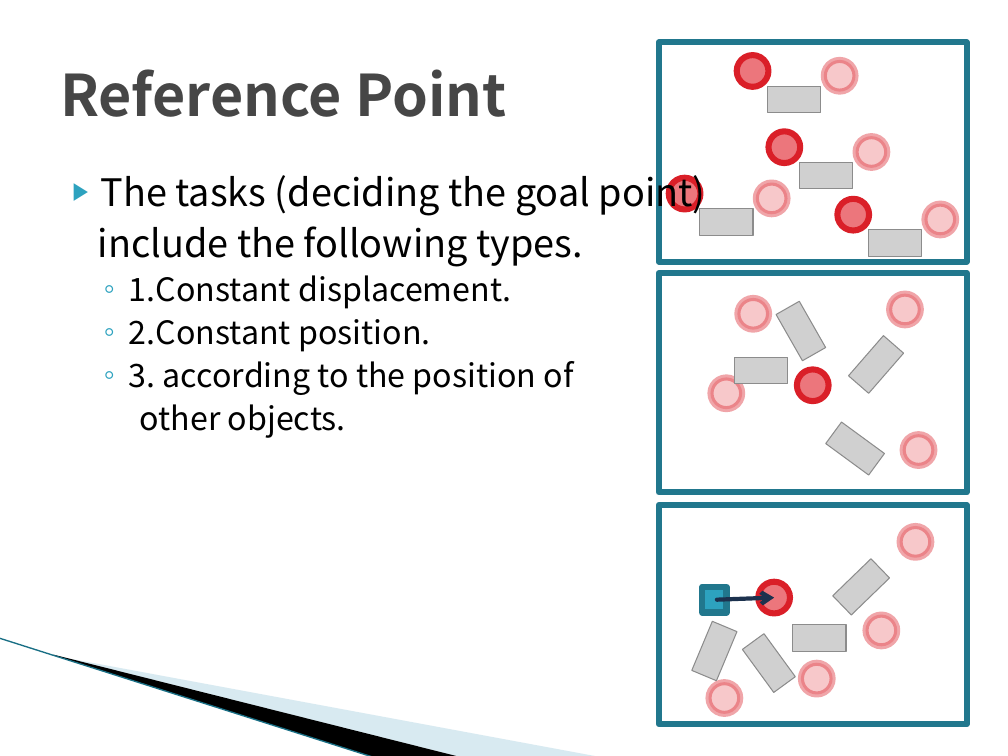
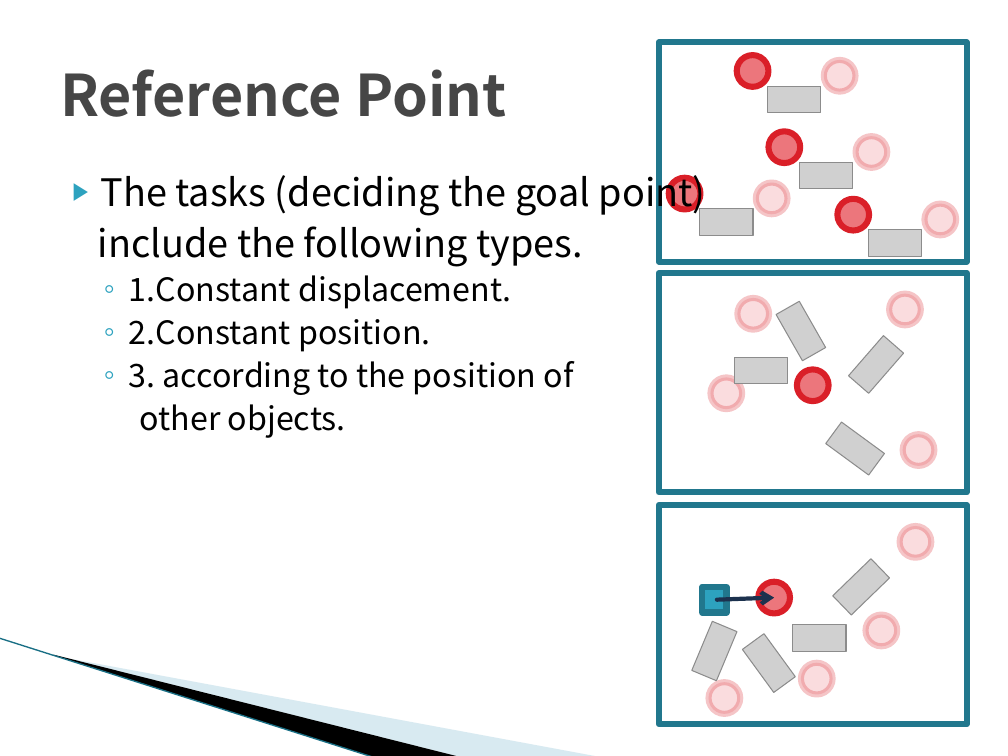
Before and after one commit to TetsuyaKomota/GitforEclipseTest, a slide deck: slide 8 of IntentionLearning/memo/Understanding Intentions(for seminar).pptx (slide 7 before the commit). Drawn at 1008x756 pixels with LibreOffice and Linux fonts; fonts in the diff are those of the drawing; grey boxes stand for pictures; background and template pictures are left out. Boxes give left, top, right and bottom in pixels: in the first picture for what was removed or moved away, otherwise in the second. Text is boxed around its words. In the diff, an @@ line names an element or a change of style, - is before the commit and + after.

```diff
--- a/IntentionLearning/memo/Understanding Intentions(for seminar).pptx
+++ b/IntentionLearning/memo/Understanding Intentions(for seminar).pptx
@@ fill #EC767C at 40% opacity to #EC767C at 25% opacity in 12 elements at <box>824,59,855,91</box>, <box>856,136,887,167</box>, <box>924,204,956,235</box>, <box>756,182,787,214</box>, <box>738,298,769,330</box>, <box>889,293,920,325</box>, <box>903,434,934,466</box>, <box>711,377,742,408</box>, <box>801,663,833,695</box>, <box>899,526,930,557</box>, <box>866,615,897,646</box>, <box>709,682,740,714</box> @@
```
Also in this commit, not shown: 12 other slides changed, 6 slides added, 2 other files.
